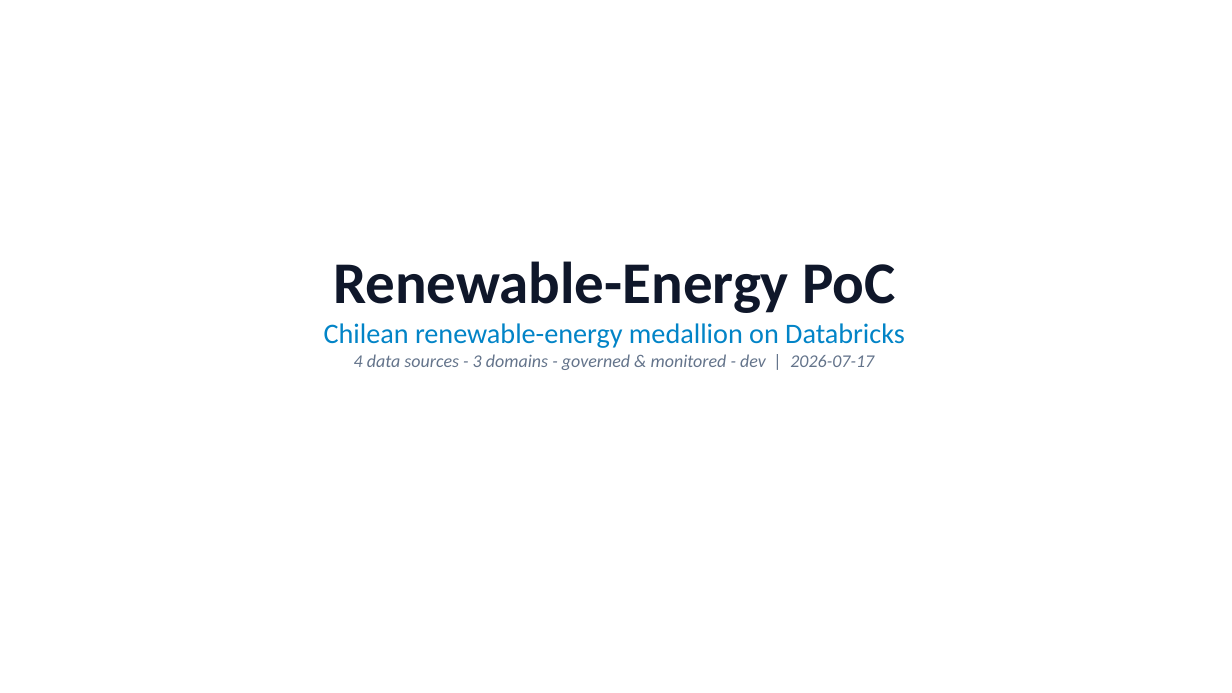
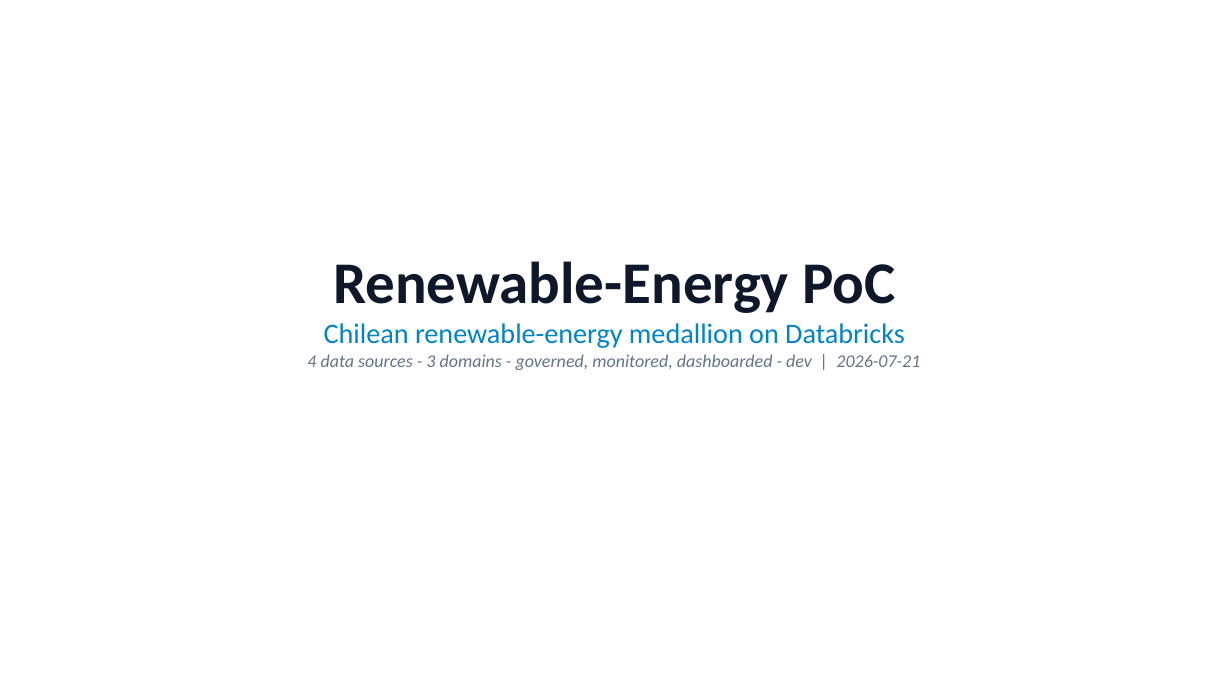
Before and after one commit to fuad-onate-evs/poc_databricks_evalueserve, a slide deck: slide 1 of docs/overview/poc-deck.pptx. Drawn at 1232x693 pixels with LibreOffice and Linux fonts; fonts in the diff are those of the drawing. Boxes give left, top, right and bottom in pixels: in the first picture for what was removed or moved away, otherwise in the second. Text is boxed around its words. In the diff, an @@ line names an element or a change of style, - is before the commit and + after.

Commit message:
docs: refresh deliverables — weather NASA star schema + marts + AI/BI dashboard (time series & KPIs)

```diff
--- a/docs/overview/poc-deck.pptx
+++ b/docs/overview/poc-deck.pptx
@@ text at bbox=[307, 354, 920, 370]: text changed @@
-4 data sources - 3 domains - governed & monitored - dev | 2026-07-17
+4 data sources - 3 domains - governed, monitored, dashboarded - dev | 2026-07-21
```
Also in this commit, not shown: 3 other slides changed, 1 slide added, 1 slide removed, 6 other files.
